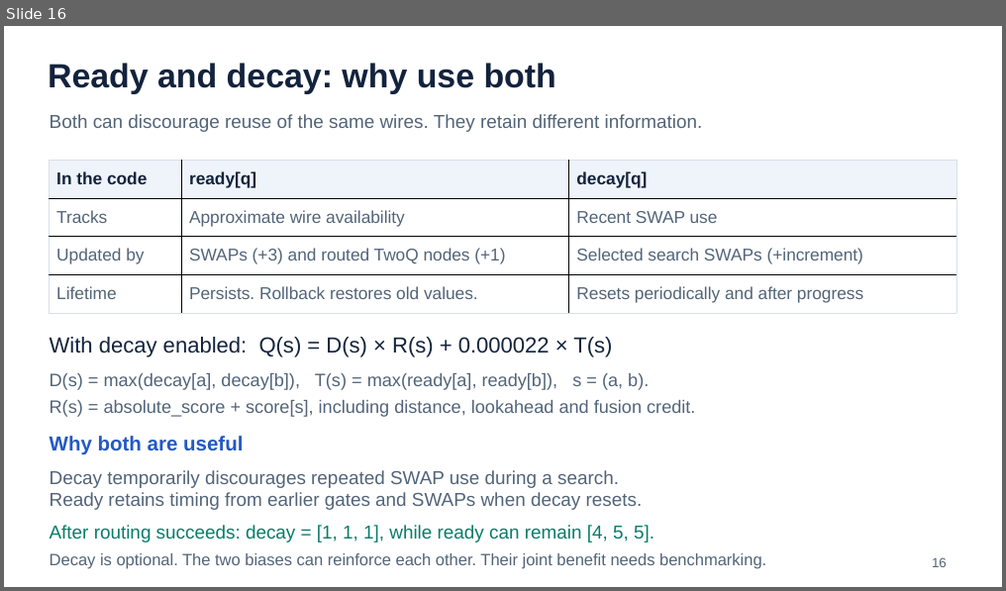
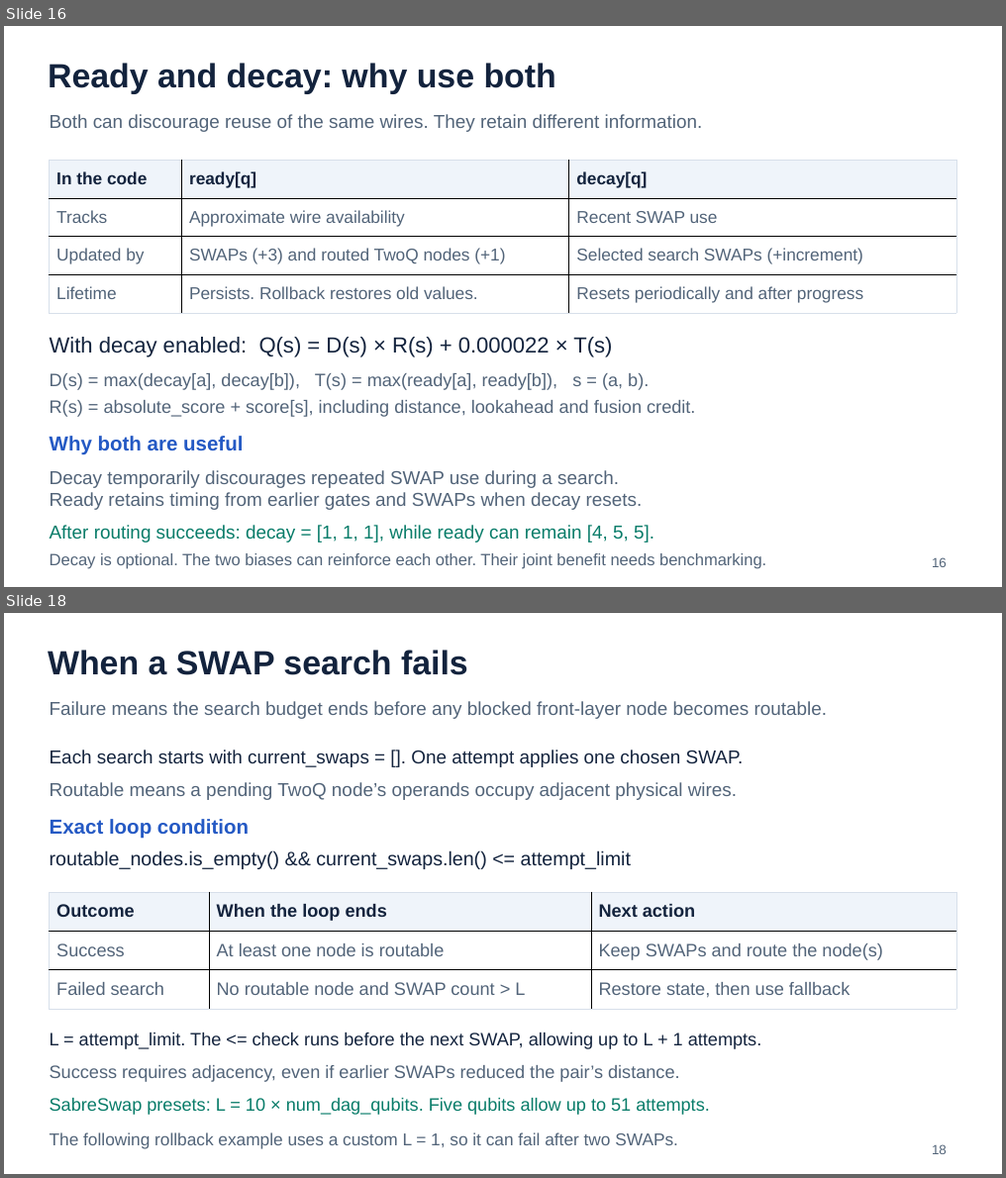
Before and after one commit to AI-native-Systems-Research/qiskit-evolved, a slide deck: design/change_description_codex.pptx. Shown one above the other, each under a label of ours: slide 16 before the commit, slides 16 and 18 after it; the slides between them are not shown. The pictures are 1006x591 and 1006x1178 pixels, drawn with LibreOffice and Linux fonts; fonts in the diff are those of the drawing. Boxes give left, top, right and bottom in pixels: in the first picture for what was removed or moved away, otherwise in the second. Text is boxed around its words. In the diff, an @@ line names an element or a change of style, - is before the commit and + after.

```diff
--- a/design/change_description_codex.pptx
+++ b/design/change_description_codex.pptx
@@ slide 18 added at (x1=4, y1=613, x2=1002, y2=1174), background #FFFFFF @@
@@ text added at (x1=48, y1=650, x2=468, y2=675), 32.2 pt, text #13233D, bold @@
+When a SWAP search fails
@@ text added at (x1=50, y1=701, x2=827, y2=719), 18 pt, text #526479 @@
+Failure means the search budget ends before any blocked front-layer node becomes routable.
@@ text added at (x1=50, y1=750, x2=744, y2=767), 18 pt, text #13233D @@
+Each search starts with current_swaps = []. One attempt applies one chosen SWAP.
@@ text added at (x1=50, y1=782, x2=737, y2=800), 18 pt, text #526479 @@
+Routable means a pending TwoQ node’s operands occupy adjacent physical wires.
@@ text added at (x1=50, y1=819, x2=249, y2=839), 19.5 pt, text #2459C4, bold @@
+Exact loop condition
@@ text added at (x1=50, y1=851, x2=631, y2=869), 18.8 pt, text #13233D @@
+routable_nodes.is_empty() && current_swaps.len() <= attempt_limit
@@ table added at (x1=49, y1=892, x2=957, y2=1009), 3 rows, 3 columns @@
+Outcome | When the loop ends | Next action
+Success | At least one node is routable | Keep SWAPs and route the node(s)
+Failed search | No routable node and SWAP count > L | Restore state, then use fallback
@@ text added at (x1=50, y1=1033, x2=762, y2=1050), 17.2 pt, text #13233D @@
+L = attempt_limit. The <= check runs before the next SWAP, allowing up to L + 1 attempts.
@@ text added at (x1=50, y1=1065, x2=680, y2=1082), 17.2 pt, text #526479 @@
+Success requires adjacency, even if earlier SWAPs reduced the pair’s distance.
@@ text added at (x1=50, y1=1098, x2=710, y2=1115), 17.2 pt, text #087C69 @@
+SabreSwap presets: L = 10 × num_dag_qubits. Five qubits allow up to 51 attempts.
@@ text added at (x1=50, y1=1133, x2=678, y2=1150), 16.5 pt, text #526479 @@
+The following rollback example uses a custom L = 1, so it can fail after two SWAPs.
@@ text added at (x1=932, y1=1145, x2=946, y2=1155), 12.8 pt, text #526479 @@
+18
```
Also in this commit, not shown: 8 slides changed, 4 other slides added.
